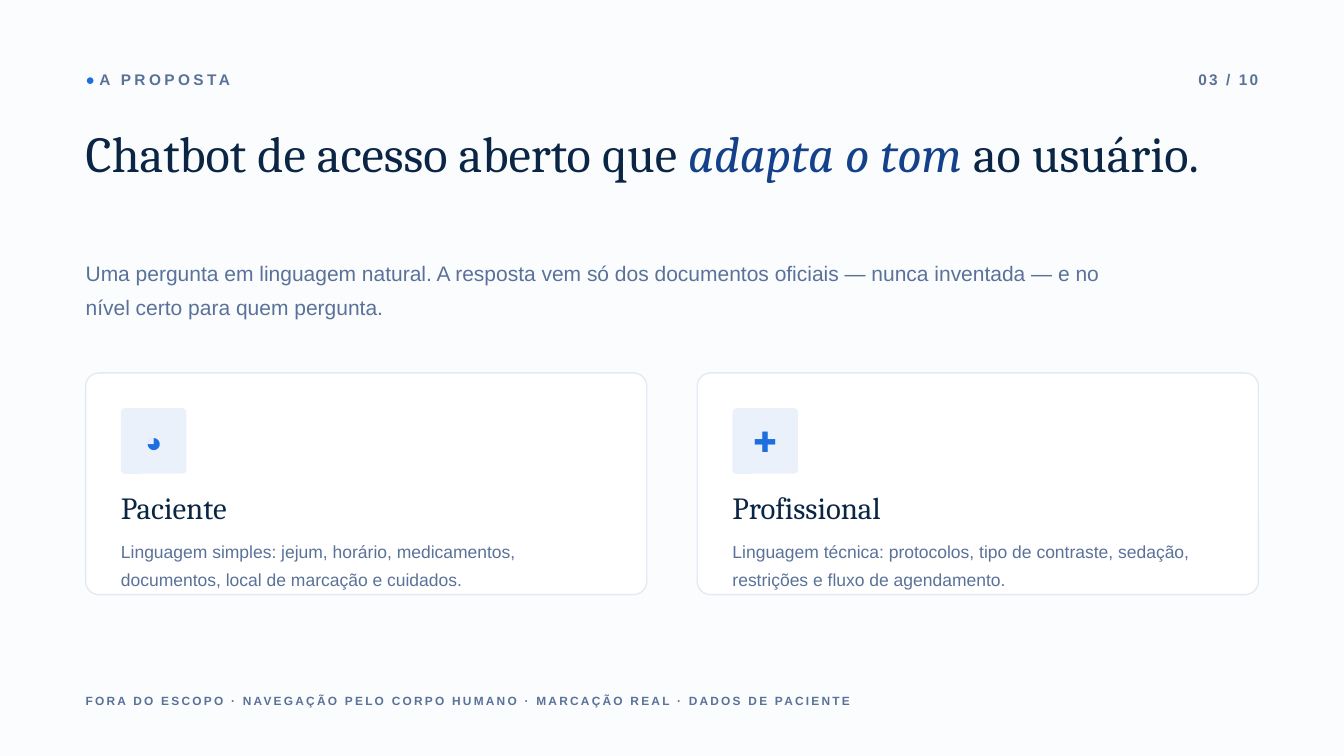
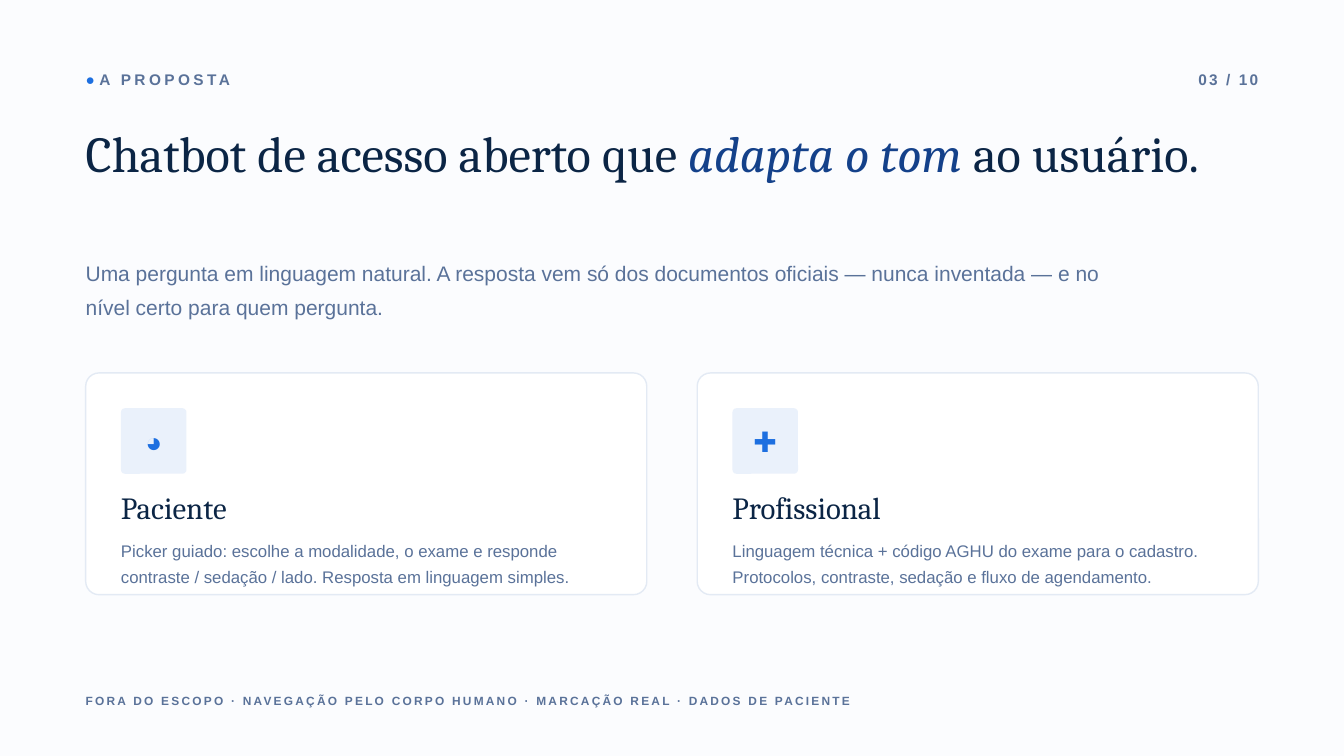
Before and after one commit to ata1de/hc-ufpe-exam-assistant, a slide deck: slide 4 of docs/Apresentacao_HC-UFPE.pptx. Drawn at 1344x756 pixels with LibreOffice and Linux fonts; fonts in the diff are those of the drawing. Boxes give left, top, right and bottom in pixels: in the first picture for what was removed or moved away, otherwise in the second. Text is boxed around its words. In the diff, an @@ line names an element or a change of style, - is before the commit and + after.

Commit message:
docs: update presentation with current project state (814 exams, guided picker, AGHU code)

```diff
--- a/docs/Apresentacao_HC-UFPE.pptx
+++ b/docs/Apresentacao_HC-UFPE.pptx
@@ text at <box>121,545,569,587</box>: text changed; size 12.5 to 12 pt @@
-Linguagem simples: jejum, horário, medicamentos, documentos, local de marcação e cuidados.
+Picker guiado: escolhe a modalidade, o exame e responde contraste / sedação / lado. Resposta em linguagem simples.
@@ text at <box>732,544,1198,587</box>: text changed; size 12.5 to 12 pt @@
-Linguagem técnica: protocolos, tipo de contraste, sedação, restrições e fluxo de agendamento.
+Linguagem técnica + código AGHU do exame para o cadastro. Protocolos, contraste, sedação e fluxo de agendamento.
```
Also in this commit, not shown: 8 other slides changed.
